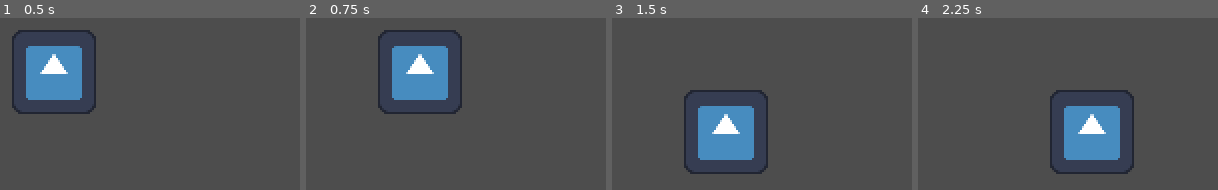
Above: before the commit, frames 1-4 (left to right).
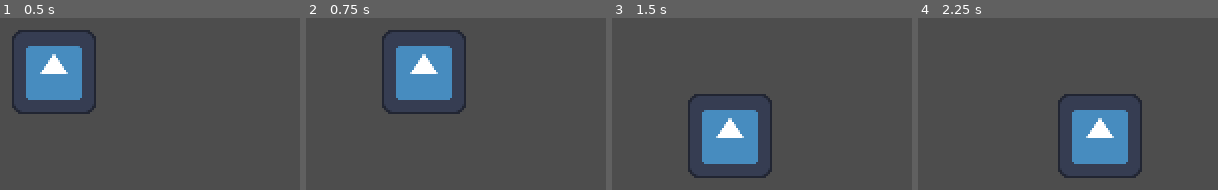
Above: after the commit, the same moments.

Repository: Ropusch/space_shoot_game
Game: Godot game, scene res://Main_scene/main.tscn
Two runs of this game, one before a commit and one after it. Both use one fixed random seed, a clock stepped at 60 frames per second and the inputs below. The engine's default icon, where the game draws it, is replaced by a stand-in: a white triangle on a blue panel in a dark square.
Inputs:
- Up to frame 1 (0.5 s): no input
- Up to frame 2 (0.75 s): tap Enter at 0.5 s; hold D (RIGHT) from 0.53 s (still down)
- Up to frame 3 (1.5 s): tap Space at 1.25 s; release D (RIGHT) at 1.28 s; hold S (DOWN) from 1.28 s (still down)
- Up to frame 4 (2.25 s): tap Enter at 2 s; release S (DOWN) at 2.03 s; hold D (RIGHT) from 2.03 s (still down)

Frame 1 is identical in both runs. In frame 2, 2.7% of the frame differs, in the area x 24-54%, y 6-56%; in frame 3, 4.6%; in frame 4, 5.6%, in the area x 44-75%, y 41-94%.

Commit message:
added bullet scene tree

Diff:
--- /dev/null
+++ b/Ship/bullet.tscn
@@ -0,0 +1,16 @@
+[gd_scene load_steps=3 format=3 uid="uid://dlixkppfvsxrk"]
+
+[ext_resource type="Texture2D" uid="uid://cke4sg2eroqqw" path="res://icon.svg" id="1_qdkpk"]
+
+[sub_resource type="CapsuleShape2D" id="CapsuleShape2D_jmrmv"]
+radius = 2.0
+height = 24.0
+
+[node name="bullet" type="RigidBody2D"]
+
+[node name="Sprite2D" type="Sprite2D" parent="."]
+scale = Vector2(0.015625, 0.171875)
+texture = ExtResource("1_qdkpk")
+
+[node name="CollisionShape2D" type="CollisionShape2D" parent="."]
+shape = SubResource("CapsuleShape2D_jmrmv")
--- a/Ship/ship.gd
+++ b/Ship/ship.gd
@@ -1,7 +1,7 @@
 extends CharacterBody2D
 
 
-const SPEED = 30
+const SPEED = 32
 
 
 func _unhandled_input(event: InputEvent) -> void:
@@ -28,20 +28,20 @@
 
 func move_up() -> void:
 	position.y -= SPEED
-	if position.y < 0:
+	if position.y <= 0:
 		position.y += 640
 
 func move_down() -> void:
 	position.y += SPEED
-	if position.y > 640:
+	if position.y >= 640:
 		position.y -= 640
 
 func move_left() -> void:
 	position.x -= SPEED
-	if position.x < 0:
+	if position.x <= 0:
 		position.x += 640
 
 func move_right() -> void:
 	position.x += SPEED
-	if position.x > 640:
+	if position.x >= 640:
 		position.x -= 640
